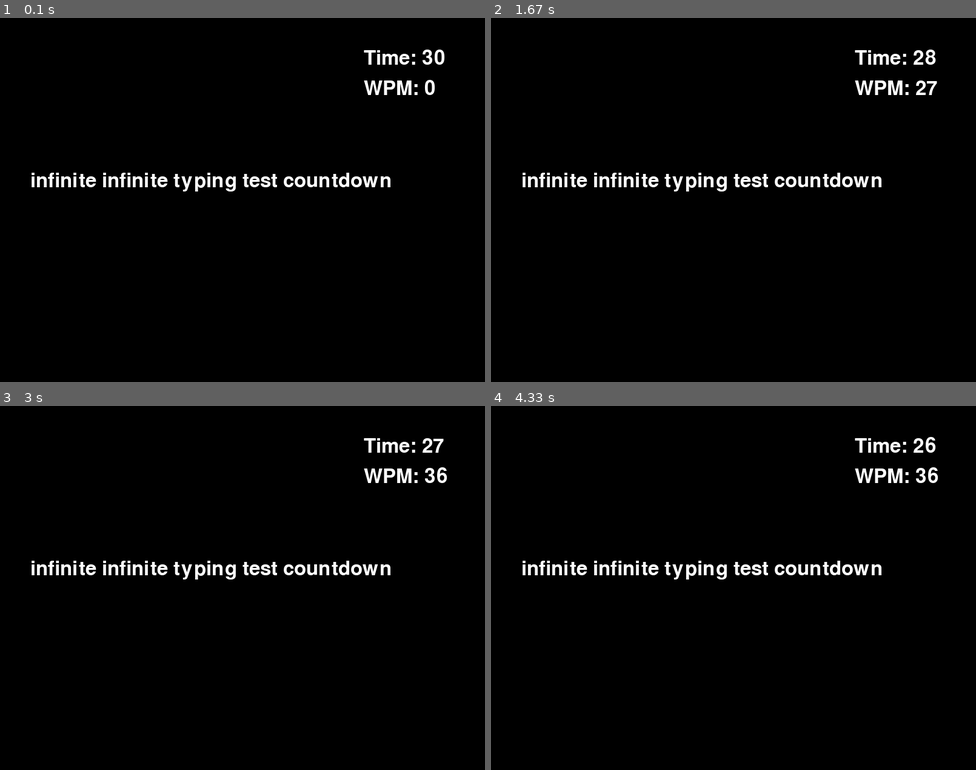
Above: before the commit, frames 1-4 (two rows, left to right).
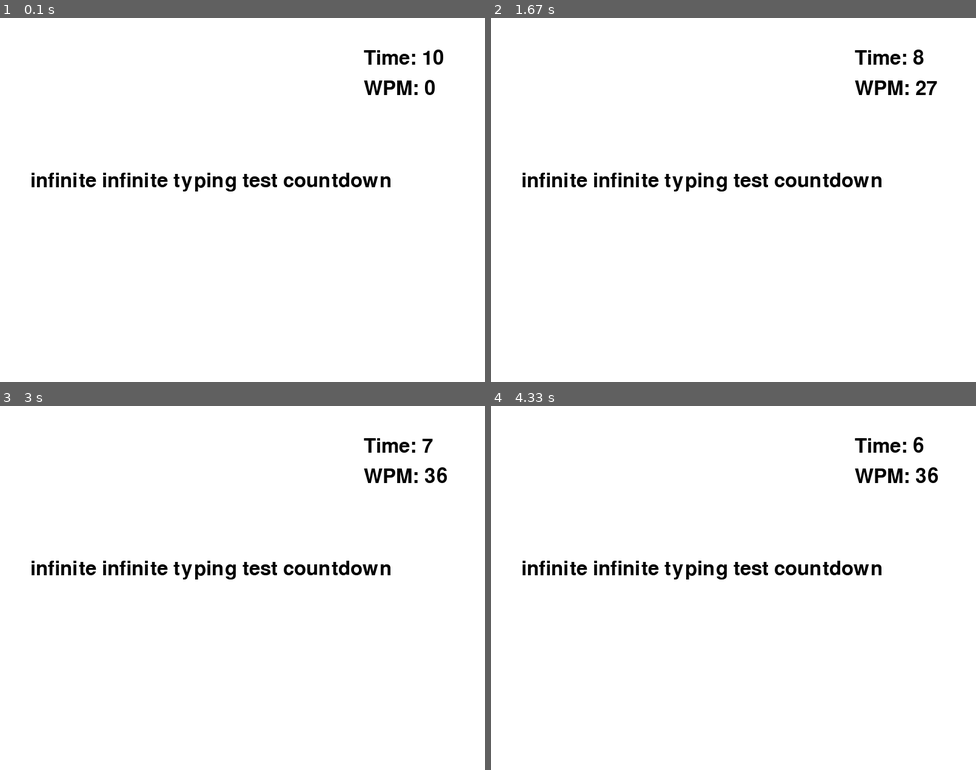
Above: after the commit, the same moments.

Repository: Akaneyana/PyGame
Game: pygame game, started from frontend/games/typingGame/TypingGame.py
Two runs of this game, one before a commit and one after it. Both use one fixed random seed, a clock stepped at 60 frames per second and the inputs below.
Inputs:
- Up to frame 1 (0.1 s): no input
- Up to frame 2 (1.67 s): type "ann" at 0.33 s; tap Enter at 0.67 s; tap Space at 0.88, 1.28, 1.58 s
- Up to frame 3 (3 s): tap Space at 1.83, 2.17, 2.47, 2.67, 2.97 s
- Up to frame 4 (4.33 s): tap Space at 3.23, 3.57, 3.87, 4 s

The runs differ from the first frame. In frame 1, 100% of the frame differs, in the area x 0-100%, y 0-100%; in frame 2, 100%; in frame 3, 100%; in frame 4, 100%.

Commit message:
User ID update

Diff:
--- a/backend/databaseConnection.py
+++ b/backend/databaseConnection.py
@@ -4,14 +4,12 @@
 from dotenv import load_dotenv
 import os
 
-# Load environment variables from the .env file
+# Load environment variables
 load_dotenv()
 
 def get_connection():
     """
     Establish a connection to the database using parameters from the .env file.
-    Returns:
-        A MySQL database connection object.
     """
     try:
         host = os.getenv("DB_HOST")
@@ -24,8 +22,8 @@
             user=user,
             password=password,
             database=database,
-            charset="utf8mb4",  # Ensure MariaDB-compatible character set
-            collation="utf8mb4_general_ci"  # Use a compatible collation
+            charset="utf8mb4",
+            collation="utf8mb4_general_ci"
         )
     except Error as err:
         print(f"Error connecting to the database: {err}")
@@ -33,37 +31,58 @@
 
 def verify_user_credentials(email, password):
     """
-    Verify the user's credentials against the database.
-
-    Args:
-        email (str): The user's email.
-        password (str): The user's plain-text password.
-
-    Returns:
-        bool: True if credentials are valid, False otherwise.
+    Verify the user's credentials and return the user ID if successful.
     """
     try:
         hashed_password = hashlib.sha256(password.encode('utf-8')).hexdigest()
         db = get_connection()
         cursor = db.cursor()
 
-        query = "SELECT Password_hash FROM Users WHERE Email = %s"
-        cursor.execute(query, (email,))
+        query = "SELECT User_Id FROM Users WHERE Email = %s AND Password_hash = %s"
+        cursor.execute(query, (email, hashed_password))
         result = cursor.fetchone()
 
-        if not result:
-            return False
-
-        return result[0] == hashed_password
+        if result:
+            user_id = result[0]
+            update_last_logged_in(user_id)
+            return user_id
+        return None
 
     except Error as err:
         print(f"Error: {err}")
-        return False
+        return None
     finally:
         if 'cursor' in locals() and cursor:
             cursor.close()
         if 'db' in locals() and db:
             db.close()
+
+def update_last_logged_in(user_id):
+    """
+    Update the Users table to store the last logged-in user's timestamp.
+    """
+    try:
+        db = get_connection()
+        cursor = db.cursor()
+
+        query = """
+            UPDATE Users
+            SET Last_Logged_In = NOW()
+            WHERE User_Id = %s
+        """
+        cursor.execute(query, (user_id,))
+        db.commit()
+        print(f"User {user_id} marked as last logged in.")
+
+    except Error as err:
+        print(f"Error updating last logged-in user: {err}")
+    finally:
+        if 'cursor' in locals() and cursor:
+            cursor.close()
+        if 'db' in locals() and db:
+            db.close()
+
+
 
 def register_user(name, password, email, phone):
     """
--- a/frontend/games/typingGame/TypingGame.py
+++ b/frontend/games/typingGame/TypingGame.py
@@ -10,9 +10,9 @@
 WIDTH, HEIGHT = 800, 600
 FPS = 60
 FONT_SIZE = 48
-TEXT_COLOR = (255, 255, 255)
-BACKGROUND_COLOR = (0, 0, 0)
-TIME_LIMIT = 30  # Total time limit in seconds
+TEXT_COLOR = (0, 0, 0)
+BACKGROUND_COLOR = (255, 255, 255)
+TIME_LIMIT = 10  # Total time limit in seconds
 
 class TypingGame:
     def __init__(self):
--- a/frontend/user/loginPage.py
+++ b/frontend/user/loginPage.py
@@ -1,8 +1,11 @@
 import pygame
 import sys
-from frontend.user.signupPage import signup_page  # Import the signup page function
-from backend.databaseConnection import verify_user_credentials  # Import the new function for login check
+from frontend.user.signupPage import signup_page
+from backend.databaseConnection import verify_user_credentials, update_last_logged_in
 from frontend.sharedUI import draw_label, draw_input_box, draw_button, handle_input_event
+
+# Default user ID if no login occurs
+DEFAULT_USER_ID = 1
 
 def login_page(screen):
     pygame.init()
@@ -18,8 +21,8 @@
 
     # Buttons
     login_button_rect = pygame.Rect(260, 290, 200, 50)
-    signup_button_rect = pygame.Rect(260, 360, 200, 50)  # Button to go to signup page
-    back_button_rect = pygame.Rect(10, 10, 120, 50)  # Button to go back to main menu
+    signup_button_rect = pygame.Rect(260, 360, 200, 50)
+    back_button_rect = pygame.Rect(10, 10, 120, 50)
 
     running = True
     while running:
@@ -34,35 +37,33 @@
 
                 # Check button clicks
                 if draw_button(screen, back_button_rect, "Back"):
-                    return  # Exit to the main menu
+                    return DEFAULT_USER_ID  # Return default user ID when going back
                 elif draw_button(screen, login_button_rect, "Login"):
-                    # Extract input data
                     email = input_boxes[0]["text"]
                     password = input_boxes[1]["text"]
-                    # Attempt to login with the provided credentials
+
                     try:
-                        if verify_user_credentials(email, password):
-                            print("Login successful!")
-                            # Proceed to the next page or action
+                        user_id = verify_user_credentials(email, password)
+                        if user_id:
+                            print(f"Login successful! Welcome User {user_id}")
+                            update_last_logged_in(user_id)
+                            return user_id  # Return logged-in user ID
                         else:
                             print("Invalid credentials.")
                     except Exception as e:
                         print(f"Login failed: {e}")
                 elif draw_button(screen, signup_button_rect, "Go to Signup"):
-                    signup_page(screen)  # Navigate to Signup Page
+                    signup_page(screen)
             elif event.type == pygame.KEYDOWN:
-                # Handle input for active input boxes
                 handle_input_event(event, input_boxes)
 
         # Draw screen
         screen.fill(white)
 
-        # Draw input boxes and labels
         for box in input_boxes:
             draw_label(screen, box["label"], (box["rect"].x, box["rect"].y - 30))
             draw_input_box(screen, box)
 
-        # Draw buttons
         draw_button(screen, login_button_rect, "Login")
         draw_button(screen, back_button_rect, "Back")
         draw_button(screen, signup_button_rect, "Go to Signup")
--- a/main.py
+++ b/main.py
@@ -1,15 +1,16 @@
 import pygame
 import sys
 import os
-from frontend.games.reactionTimeGame import ReactionTime  # Import the Reaction Time game logic
-from frontend.user.loginPage import login_page  # Import the login page function
-from frontend.games.typingGame.TypingGame import TypingGame  # Import the Typing Game class
+from frontend.games.reactionTimeGame import ReactionTime
+from frontend.user.loginPage import login_page
+from frontend.games.typingGame.TypingGame import TypingGame
 
-# Determine the base path for accessing files in the bundled app or during development
-if getattr(sys, 'frozen', False):  # Check if running as a bundled executable
+# Determine base path for resource access
+if getattr(sys, 'frozen', False):
     base_path = sys._MEIPASS
 else:
     base_path = os.getcwd()
+
 pygame.init()
 
 # Screen configuration
@@ -41,6 +42,9 @@
 # Frame Rate
 clock = pygame.time.Clock()
 FPS = 60
+
+# Default user ID if not logged in
+logged_in_user_id = 1  # Default to User_Id 1
 
 running = True
 while running:
@@ -76,16 +80,17 @@
             running = False
         elif event.type == pygame.MOUSEBUTTONDOWN:
             if reaction_time_button_rect.collidepoint(mouse_x, mouse_y):
-                ReactionTime.start_reaction_time_game(screen, 1)  # Navigate to Reaction Time game
+                ReactionTime.start_reaction_time_game(screen, logged_in_user_id)
             elif typing_game_button_rect.collidepoint(mouse_x, mouse_y):
-                game = TypingGame()  # Instantiate TypingGame
-                game.start_typing_game()  # Start Typing Game
+                game = TypingGame()
+                game.start_typing_game()
             elif login_page_button_rect.collidepoint(mouse_x, mouse_y):
-                login_page(screen)  # Navigate to Login Page
+                user_id = login_page(screen)
+                if user_id:
+                    logged_in_user_id = user_id  # Update logged-in user ID
 
     pygame.display.flip()
 
-    # Caps the frame rate at the FPS value, which is 60
     clock.tick(FPS)
 
 pygame.quit()
